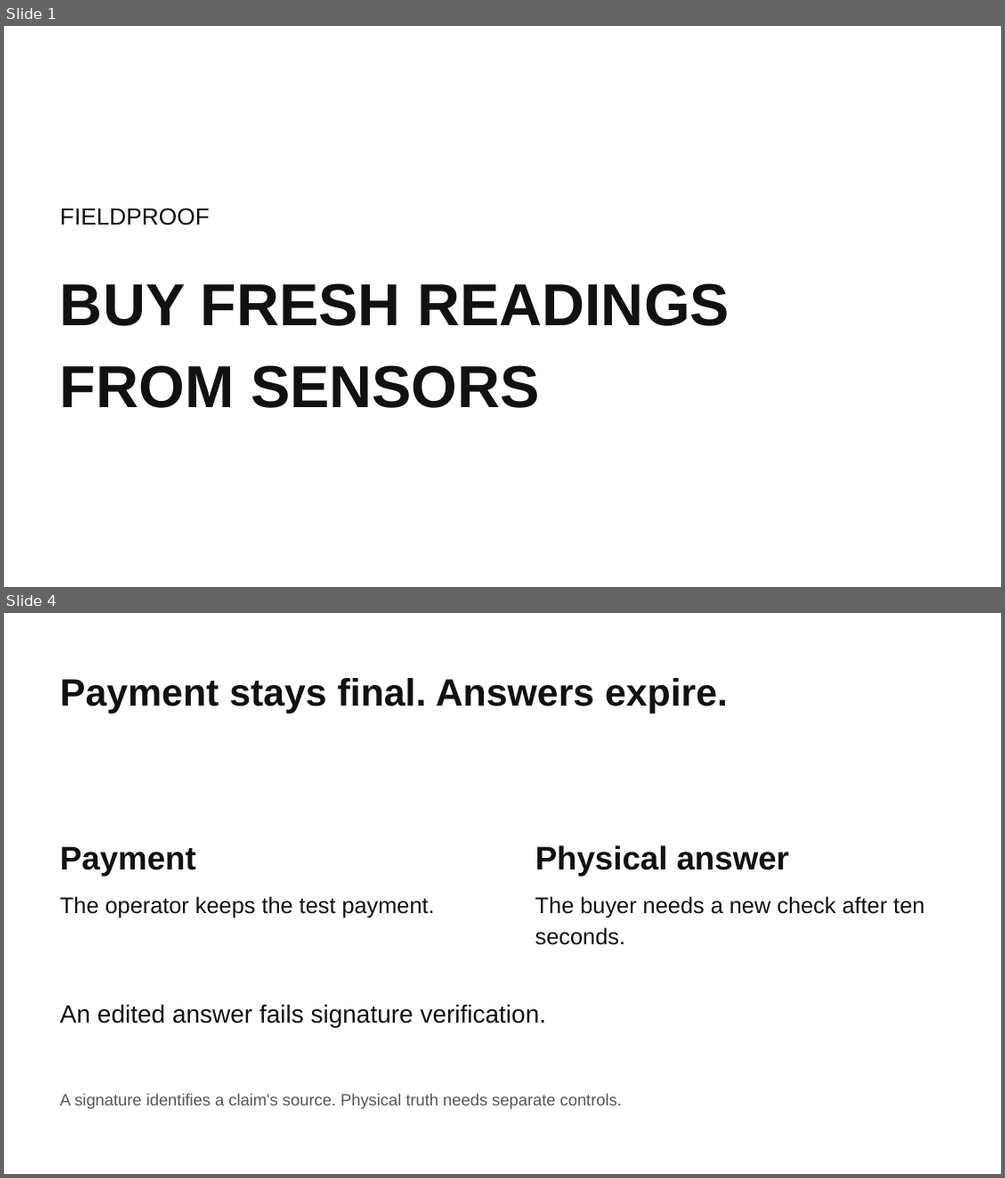
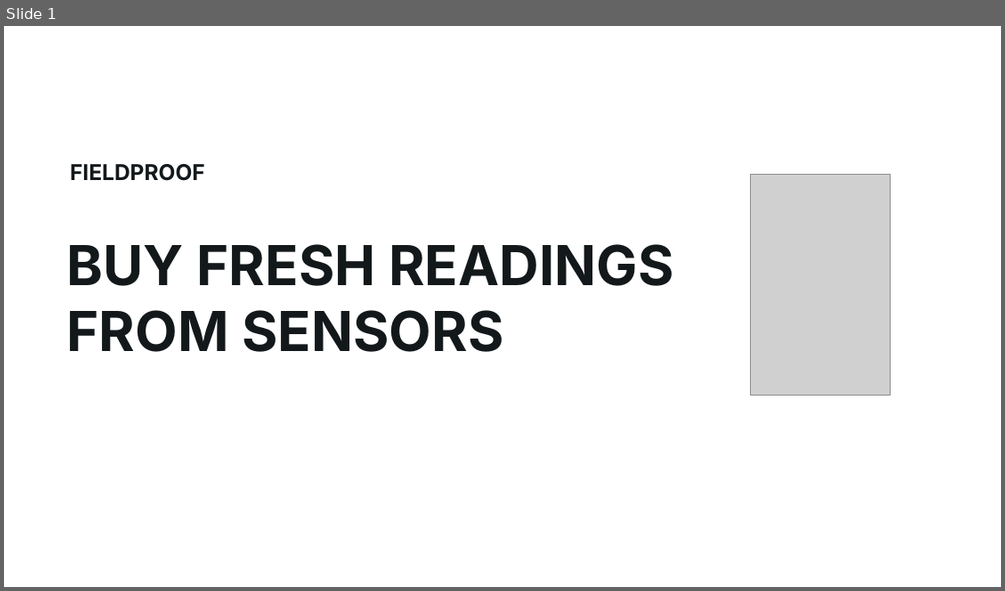
Before and after one commit to epicexcelsior/fieldproof, a slide deck: docs/competition/fieldproof-pitch.pptx. Shown one above the other, each under a label of ours: slides 1 and 4 before the commit, slide 1 after it; the slides between them are not shown. The pictures are 1005x1178 and 1005x591 pixels, drawn with LibreOffice and Linux fonts; fonts in the diff are those of the drawing; grey boxes stand for pictures. Boxes give left, top, right and bottom in pixels: in the first picture for what was removed or moved away, otherwise in the second. Text is boxed around its words. In the diff, an @@ line names an element or a change of style, - is before the commit and + after.

Commit message:
fix: finalize submission media and peaq status refresh

```diff
--- a/docs/competition/fieldproof-pitch.pptx
+++ b/docs/competition/fieldproof-pitch.pptx
@@ slide 4 removed at bbox=[4, 613, 1001, 1174], background #FFFFFF @@
@@ text removed at bbox=[60, 678, 728, 714] @@
-Payment stays final. Answers expire.
@@ text removed at bbox=[60, 846, 196, 876] @@
-Payment
@@ text removed at bbox=[535, 845, 789, 876] @@
-Physical answer
@@ text removed at bbox=[60, 896, 435, 917] @@
-The operator keeps the test payment.
@@ text removed at bbox=[535, 896, 924, 945] @@
-The buyer needs a new check after ten seconds.
@@ text removed at bbox=[60, 1004, 547, 1027] @@
-An edited answer fails signature verification.
@@ text removed at bbox=[60, 1093, 622, 1109] @@
-A signature identifies a claim's source. Physical truth needs separate controls.
@@ slide 1 changed as well @@
@@ text "FIELDPROOF": place and size @@
-text "FIELDPROOF" at bbox=[60, 208, 210, 225]
+text "FIELDPROOF" at bbox=[70, 164, 205, 181]
@@ text "FIELDPROOF" at bbox=[70, 164, 205, 181]: size 22.5 to 21 pt, font Arial to Inter, text colour #111111 to #13181B, bold on; line spacing 1.15 to 1 @@
@@ picture added at bbox=[751, 175, 890, 394] @@
@@ text "BUY FRESH READINGS": place and size @@
-text "BUY FRESH READINGS" at bbox=[60, 283, 729, 408]
+text "BUY FRESH READINGS" at bbox=[67, 244, 673, 352]
@@ text "BUY FRESH READINGS" at bbox=[67, 244, 673, 352]: size 57 to 53 pt, font Arial to Inter, text colour #111111 to #13181B; line spacing 1.15 to 1 @@
```
Also in this commit, not shown: 1 other slide changed, 3 slides added, 2 other slides removed, 19 other files.
